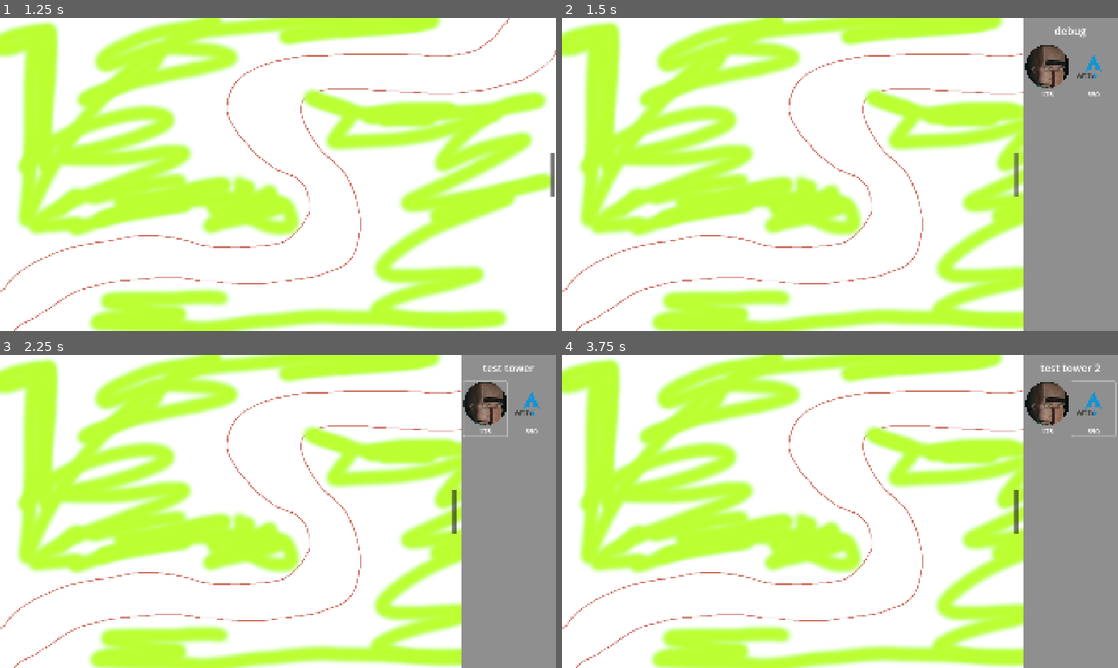
Above: before the commit, frames 1-4 (two rows, left to right).
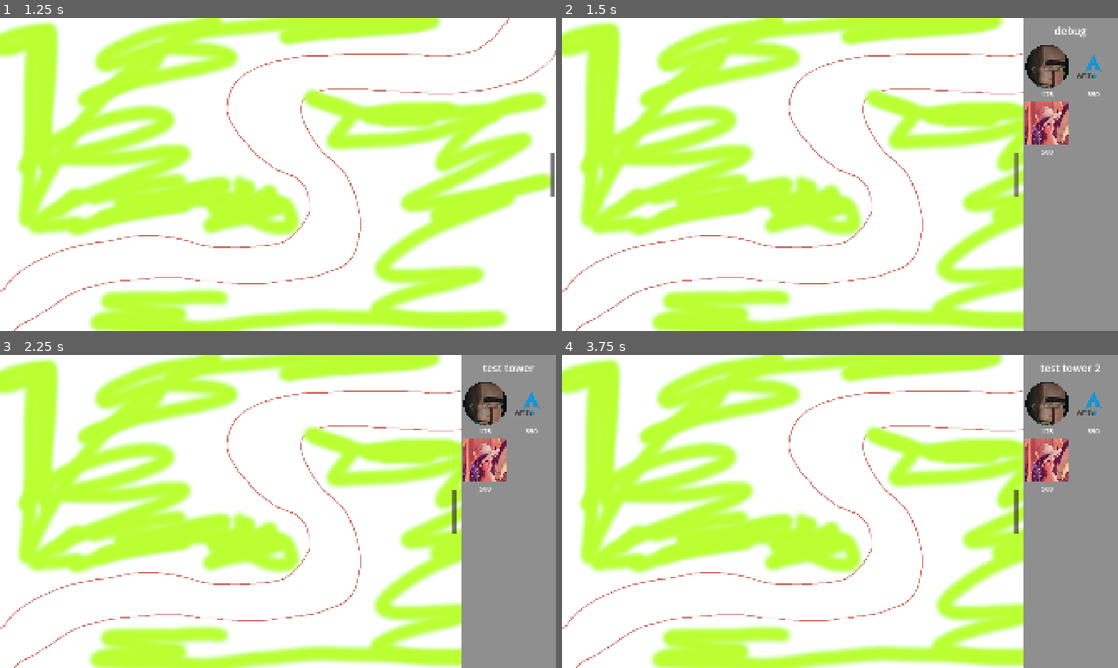
Above: after the commit, the same moments.

Repository: AstroFP/BrainRot-Tower-Defense
Game: Godot game, scene res://scenes/levels/test_level.tscn
Same seed, same stepped clock (60 frames per second), same inputs: the game is played once before the commit and once after it.
Inputs (mouse positions are in pixels of both pictures, inside the frame that each line leads up to):
- Up to frame 1 (1.25 s): tap Enter at 0.5 s; move the mouse to (400, 158) at 0.52 s; hold Space (play) from 0.53 s (still down); click (400, 158) at 0.67 s
- Up to frame 2 (1.5 s): release Space (play) at 1.25 s; click (1112, 174) at 1.25 s
- Up to frame 3 (2.25 s): click (483, 408) at 2.02 s
- Up to frame 4 (3.75 s): click (1045, 408) at 2.77 s; click (1095, 408) at 3.52 s

Frame 1 is identical in both runs. In frame 2, 1.1% of the frame differs, in the area x 83-92%, y 26-44%; in frame 3, 1.2%; in frame 4, 1.2%, in the area x 83-100%, y 8-44%.

Commit message:
feat: Add a dynamic buy menu that is populated with available towers. Implement basic Game Rules defining available towers to support this feature

Diff:
--- /dev/null
+++ b/resources/normal_difficulty.tres
@@ -0,0 +1,15 @@
+[gd_resource type="Resource" script_class="GameRules" load_steps=6 format=3 uid="uid://cegu47iexc80f"]
+
+[ext_resource type="Script" uid="uid://dvdcvjd7do71g" path="res://scripts/resources/tower_stats.gd" id="1_e63qq"]
+[ext_resource type="Script" uid="uid://ddp7g1d618mdv" path="res://scripts/resources/game_rules.gd" id="2_ew7nv"]
+[ext_resource type="Resource" uid="uid://b66hya4spt8sj" path="res://resources/towers/test_tower.tres" id="2_shvfw"]
+[ext_resource type="Resource" uid="uid://qf4c6jiteyni" path="res://resources/towers/test_tower2.tres" id="3_veqo5"]
+[ext_resource type="Resource" uid="uid://cw30jwjtqyba8" path="res://resources/towers/test_tower3.tres" id="4_7d725"]
+
+[resource]
+script = ExtResource("2_ew7nv")
+game_rule_name = "Normal"
+starting_cash = 500
+starting_lives = 50
+available_towers = Array[ExtResource("1_e63qq")]([ExtResource("2_shvfw"), ExtResource("3_veqo5"), ExtResource("4_7d725")])
+metadata/_custom_type_script = "uid://ddp7g1d618mdv"
--- a/resources/test_tower.tres
+++ b/resources/towers/test_tower.tres
@@ -1,5 +1,6 @@
-[gd_resource type="Resource" script_class="TowerStats" load_steps=3 format=3 uid="uid://b66hya4spt8sj"]
+[gd_resource type="Resource" script_class="TowerStats" load_steps=4 format=3 uid="uid://b66hya4spt8sj"]
 
+[ext_resource type="Texture2D" uid="uid://c0pl5vdswgvae" path="res://assets/sprites/villager_icon.png" id="1_larb0"]
 [ext_resource type="Script" uid="uid://dvdcvjd7do71g" path="res://scripts/resources/tower_stats.gd" id="1_x3s63"]
 [ext_resource type="Texture2D" uid="uid://cvlpotj0jx37a" path="res://assets/sprites/villager.png" id="2_m5euk"]
 
@@ -7,6 +8,7 @@
 script = ExtResource("1_x3s63")
 name = "test tower"
 texture = ExtResource("2_m5euk")
+icon = ExtResource("1_larb0")
 price = 175
 damage = 1
 pierce = 1
--- a/resources/test_tower2.tres
+++ b/resources/towers/test_tower2.tres
@@ -1,12 +1,14 @@
-[gd_resource type="Resource" script_class="TowerStats" load_steps=3 format=3 uid="uid://qf4c6jiteyni"]
+[gd_resource type="Resource" script_class="TowerStats" load_steps=4 format=3 uid="uid://qf4c6jiteyni"]
 
 [ext_resource type="Script" uid="uid://dvdcvjd7do71g" path="res://scripts/resources/tower_stats.gd" id="1_3geqb"]
+[ext_resource type="Texture2D" uid="uid://bj5xhmcswkn2" path="res://assets/sprites/arch-linux_icon.png" id="1_a152w"]
 [ext_resource type="Texture2D" uid="uid://duyjhs74of41d" path="res://assets/sprites/Arch-Linux-Logo.png" id="2_vame7"]
 
 [resource]
 script = ExtResource("1_3geqb")
 name = "test tower 2"
 texture = ExtResource("2_vame7")
+icon = ExtResource("1_a152w")
 price = 350
 damage = 1
 pierce = 1
--- /dev/null
+++ b/resources/towers/test_tower3.tres
@@ -0,0 +1,15 @@
+[gd_resource type="Resource" script_class="TowerStats" load_steps=3 format=3 uid="uid://cw30jwjtqyba8"]
+
+[ext_resource type="Script" uid="uid://dvdcvjd7do71g" path="res://scripts/resources/tower_stats.gd" id="1_5xrst"]
+[ext_resource type="Texture2D" uid="uid://s0cpl0pr3byk" path="res://assets/sprites/lena.png" id="1_wy7ex"]
+
+[resource]
+script = ExtResource("1_5xrst")
+name = "Lena"
+texture = ExtResource("1_wy7ex")
+icon = ExtResource("1_wy7ex")
+price = 500
+damage = 1
+pierce = 1
+attack_radius = 750.0
+metadata/_custom_type_script = "uid://dvdcvjd7do71g"
--- a/scenes/levels/test_level.tscn
+++ b/scenes/levels/test_level.tscn
@@ -1,7 +1,8 @@
-[gd_scene load_steps=9 format=3 uid="uid://bncs3ty5546u5"]
+[gd_scene load_steps=10 format=3 uid="uid://bncs3ty5546u5"]
 
 [ext_resource type="Texture2D" uid="uid://txfxh2a7blna" path="res://assets/sprites/TestBackgroundSprite.png" id="1_yautc"]
 [ext_resource type="Script" uid="uid://813n1uieffou" path="res://scripts/game_manager.gd" id="2_yautc"]
+[ext_resource type="Resource" uid="uid://cegu47iexc80f" path="res://resources/normal_difficulty.tres" id="3_48ne7"]
 [ext_resource type="PackedScene" uid="uid://dx21gmg74ok58" path="res://scenes/ui/ui.tscn" id="4_v45ci"]
 [ext_resource type="Script" uid="uid://b8mfeebciipi4" path="res://scripts/tower_placement_manager.gd" id="5_48ne7"]
 
@@ -70,6 +71,7 @@
 
 [node name="GameManager" type="Node" parent="."]
 script = ExtResource("2_yautc")
+game_rules = ExtResource("3_48ne7")
 metadata/_custom_type_script = "uid://813n1uieffou"
 
 [node name="TowerPlacementManager" type="Node2D" parent="."]
--- /dev/null
+++ b/scenes/ui/tower_buy_banner.tscn
@@ -0,0 +1,55 @@
+[gd_scene load_steps=10 format=3 uid="uid://nfqwu8d60de0"]
+
+[ext_resource type="Script" uid="uid://wvork5parv5" path="res://scripts/ui/tower_buy_banner.gd" id="1_cxih7"]
+[ext_resource type="Texture2D" uid="uid://c0pl5vdswgvae" path="res://assets/sprites/villager_icon.png" id="2_sky8o"]
+
+[sub_resource type="StyleBoxEmpty" id="StyleBoxEmpty_f5cxw"]
+
+[sub_resource type="StyleBoxEmpty" id="StyleBoxEmpty_g5kmx"]
+
+[sub_resource type="StyleBoxEmpty" id="StyleBoxEmpty_0dwhk"]
+
+[sub_resource type="StyleBoxEmpty" id="StyleBoxEmpty_pfayw"]
+
+[sub_resource type="StyleBoxEmpty" id="StyleBoxEmpty_7vp6q"]
+
+[sub_resource type="StyleBoxEmpty" id="StyleBoxEmpty_uegxj"]
+
+[sub_resource type="StyleBoxEmpty" id="StyleBoxEmpty_aac20"]
+
+[node name="TowerBuyBanner" type="PanelContainer"]
+custom_minimum_size = Vector2(150, 0)
+mouse_filter = 2
+theme_override_styles/panel = SubResource("StyleBoxEmpty_f5cxw")
+script = ExtResource("1_cxih7")
+
+[node name="TowerBuyBannerItems" type="VBoxContainer" parent="."]
+layout_mode = 2
+
+[node name="TowerIcon" type="TextureRect" parent="TowerBuyBannerItems"]
+z_index = -1
+custom_minimum_size = Vector2(150, 150)
+layout_mode = 2
+texture = ExtResource("2_sky8o")
+expand_mode = 1
+
+[node name="TowerPriceLabel" type="Label" parent="TowerBuyBannerItems"]
+layout_mode = 2
+theme_override_font_sizes/font_size = 24
+text = "debug"
+horizontal_alignment = 1
+
+[node name="BuyTowerBtn" type="Button" parent="."]
+layout_mode = 2
+mouse_filter = 1
+theme_override_font_sizes/font_size = 24
+theme_override_styles/focus = SubResource("StyleBoxEmpty_g5kmx")
+theme_override_styles/disabled = SubResource("StyleBoxEmpty_0dwhk")
+theme_override_styles/hover_pressed = SubResource("StyleBoxEmpty_pfayw")
+theme_override_styles/hover = SubResource("StyleBoxEmpty_7vp6q")
+theme_override_styles/pressed = SubResource("StyleBoxEmpty_uegxj")
+theme_override_styles/normal = SubResource("StyleBoxEmpty_aac20")
+icon_alignment = 1
+
+[connection signal="button_down" from="BuyTowerBtn" to="." method="_on_buy_tower_btn_button_down"]
+[connection signal="pressed" from="BuyTowerBtn" to="." method="_on_buy_tower_btn_pressed"]
--- a/scenes/ui/ui.tscn
+++ b/scenes/ui/ui.tscn
@@ -1,30 +1,6 @@
-[gd_scene load_steps=15 format=3 uid="uid://dx21gmg74ok58"]
+[gd_scene load_steps=2 format=3 uid="uid://dx21gmg74ok58"]
 
 [ext_resource type="Script" uid="uid://dp3vwacdwcwb4" path="res://scripts/buy_menu_manager.gd" id="1_u7n8c"]
-[ext_resource type="Texture2D" uid="uid://c0pl5vdswgvae" path="res://assets/sprites/villager_icon.png" id="2_f5cxw"]
-[ext_resource type="Texture2D" uid="uid://bj5xhmcswkn2" path="res://assets/sprites/arch-linux_icon.png" id="3_aac20"]
-
-[sub_resource type="StyleBoxEmpty" id="StyleBoxEmpty_f5cxw"]
-
-[sub_resource type="StyleBoxEmpty" id="StyleBoxEmpty_0dwhk"]
-
-[sub_resource type="StyleBoxEmpty" id="StyleBoxEmpty_pfayw"]
-
-[sub_resource type="StyleBoxEmpty" id="StyleBoxEmpty_7vp6q"]
-
-[sub_resource type="StyleBoxEmpty" id="StyleBoxEmpty_jcn1r"]
-
-[sub_resource type="StyleBoxEmpty" id="StyleBoxEmpty_aac20"]
-
-[sub_resource type="StyleBoxEmpty" id="StyleBoxEmpty_y220t"]
-
-[sub_resource type="StyleBoxEmpty" id="StyleBoxEmpty_4kltc"]
-
-[sub_resource type="StyleBoxEmpty" id="StyleBoxEmpty_hl07w"]
-
-[sub_resource type="StyleBoxEmpty" id="StyleBoxEmpty_swkix"]
-
-[sub_resource type="StyleBoxEmpty" id="StyleBoxEmpty_hc5d0"]
 
 [node name="UICanvas" type="CanvasLayer"]
 
@@ -110,82 +86,15 @@
 text = "debug"
 horizontal_alignment = 1
 
-[node name="BuyMenuTowerList" type="VBoxContainer" parent="UIContainer/UI/TowerBuyMenuWrapper/TowerBuyMenu/TowerBuyMenyItemsWrapper/TowerBuyMenuItems"]
+[node name="BuyMenuTowerScroll" type="ScrollContainer" parent="UIContainer/UI/TowerBuyMenuWrapper/TowerBuyMenu/TowerBuyMenyItemsWrapper/TowerBuyMenuItems"]
+layout_mode = 2
+size_flags_vertical = 3
+horizontal_scroll_mode = 0
+vertical_scroll_mode = 3
+
+[node name="BuyMenuTowerList" type="VBoxContainer" parent="UIContainer/UI/TowerBuyMenuWrapper/TowerBuyMenu/TowerBuyMenyItemsWrapper/TowerBuyMenuItems/BuyMenuTowerScroll"]
 layout_mode = 2
 size_flags_horizontal = 8
 theme_override_constants/separation = 10
 
-[node name="BuyMenuTowerListRow1" type="HBoxContainer" parent="UIContainer/UI/TowerBuyMenuWrapper/TowerBuyMenu/TowerBuyMenyItemsWrapper/TowerBuyMenuItems/BuyMenuTowerList"]
-layout_mode = 2
-theme_override_constants/separation = 10
-
-[node name="TowerBuyBanner" type="PanelContainer" parent="UIContainer/UI/TowerBuyMenuWrapper/TowerBuyMenu/TowerBuyMenyItemsWrapper/TowerBuyMenuItems/BuyMenuTowerList/BuyMenuTowerListRow1"]
-custom_minimum_size = Vector2(150, 0)
-layout_mode = 2
-theme_override_styles/panel = SubResource("StyleBoxEmpty_f5cxw")
-
-[node name="TowerBuyBannerItems" type="VBoxContainer" parent="UIContainer/UI/TowerBuyMenuWrapper/TowerBuyMenu/TowerBuyMenyItemsWrapper/TowerBuyMenuItems/BuyMenuTowerList/BuyMenuTowerListRow1/TowerBuyBanner"]
-layout_mode = 2
-
-[node name="TowerIcon" type="TextureRect" parent="UIContainer/UI/TowerBuyMenuWrapper/TowerBuyMenu/TowerBuyMenyItemsWrapper/TowerBuyMenuItems/BuyMenuTowerList/BuyMenuTowerListRow1/TowerBuyBanner/TowerBuyBannerItems"]
-z_index = -1
-custom_minimum_size = Vector2(150, 150)
-layout_mode = 2
-texture = ExtResource("2_f5cxw")
-expand_mode = 1
-
-[node name="TowerPriceLabel" type="Label" parent="UIContainer/UI/TowerBuyMenuWrapper/TowerBuyMenu/TowerBuyMenyItemsWrapper/TowerBuyMenuItems/BuyMenuTowerList/BuyMenuTowerListRow1/TowerBuyBanner/TowerBuyBannerItems"]
-layout_mode = 2
-theme_override_font_sizes/font_size = 24
-text = "debug"
-horizontal_alignment = 1
-
-[node name="BuyTowerBtn1" type="Button" parent="UIContainer/UI/TowerBuyMenuWrapper/TowerBuyMenu/TowerBuyMenyItemsWrapper/TowerBuyMenuItems/BuyMenuTowerList/BuyMenuTowerListRow1/TowerBuyBanner"]
-layout_mode = 2
-mouse_filter = 1
-theme_override_font_sizes/font_size = 24
-theme_override_styles/disabled = SubResource("StyleBoxEmpty_0dwhk")
-theme_override_styles/hover_pressed = SubResource("StyleBoxEmpty_pfayw")
-theme_override_styles/hover = SubResource("StyleBoxEmpty_7vp6q")
-theme_override_styles/pressed = SubResource("StyleBoxEmpty_jcn1r")
-theme_override_styles/normal = SubResource("StyleBoxEmpty_aac20")
-icon_alignment = 1
-
-[node name="TowerBuyBanner2" type="PanelContainer" parent="UIContainer/UI/TowerBuyMenuWrapper/TowerBuyMenu/TowerBuyMenyItemsWrapper/TowerBuyMenuItems/BuyMenuTowerList/BuyMenuTowerListRow1"]
-custom_minimum_size = Vector2(150, 0)
-layout_mode = 2
-theme_override_styles/panel = SubResource("StyleBoxEmpty_f5cxw")
-
-[node name="TowerBuyBannerItems" type="VBoxContainer" parent="UIContainer/UI/TowerBuyMenuWrapper/TowerBuyMenu/TowerBuyMenyItemsWrapper/TowerBuyMenuItems/BuyMenuTowerList/BuyMenuTowerListRow1/TowerBuyBanner2"]
-layout_mode = 2
-
-[node name="TowerIcon" type="TextureRect" parent="UIContainer/UI/TowerBuyMenuWrapper/TowerBuyMenu/TowerBuyMenyItemsWrapper/TowerBuyMenuItems/BuyMenuTowerList/BuyMenuTowerListRow1/TowerBuyBanner2/TowerBuyBannerItems"]
-z_index = -1
-custom_minimum_size = Vector2(150, 150)
-layout_mode = 2
-texture = ExtResource("3_aac20")
-expand_mode = 1
-
-[node name="TowerPriceLabel" type="Label" parent="UIContainer/UI/TowerBuyMenuWrapper/TowerBuyMenu/TowerBuyMenyItemsWrapper/TowerBuyMenuItems/BuyMenuTowerList/BuyMenuTowerListRow1/TowerBuyBanner2/TowerBuyBannerItems"]
-layout_mode = 2
-theme_override_font_sizes/font_size = 24
-text = "debug"
-horizontal_alignment = 1
-
-[node name="BuyTowerBtn2" type="Button" parent="UIContainer/UI/TowerBuyMenuWrapper/TowerBuyMenu/TowerBuyMenyItemsWrapper/TowerBuyMenuItems/BuyMenuTowerList/BuyMenuTowerListRow1/TowerBuyBanner2"]
-z_index = 1
-custom_minimum_size = Vector2(150, 150)
-layout_mode = 2
-mouse_filter = 1
-theme_override_font_sizes/font_size = 24
-theme_override_styles/disabled = SubResource("StyleBoxEmpty_y220t")
-theme_override_styles/hover_pressed = SubResource("StyleBoxEmpty_4kltc")
-theme_override_styles/hover = SubResource("StyleBoxEmpty_hl07w")
-theme_override_styles/pressed = SubResource("StyleBoxEmpty_swkix")
-theme_override_styles/normal = SubResource("StyleBoxEmpty_hc5d0")
-
 [connection signal="pressed" from="UIContainer/UI/TowerBuyMenuWrapper/ToggleTowerBuyMenuBtn" to="UIContainer/UI/TowerBuyMenuWrapper" method="_on_toggle_tower_buy_menu_btn_pressed"]
-[connection signal="button_down" from="UIContainer/UI/TowerBuyMenuWrapper/TowerBuyMenu/TowerBuyMenyItemsWrapper/TowerBuyMenuItems/BuyMenuTowerList/BuyMenuTowerListRow1/TowerBuyBanner/BuyTowerBtn1" to="UIContainer/UI/TowerBuyMenuWrapper" method="_on_buy_tower_btn_1_button_down"]
-[connection signal="pressed" from="UIContainer/UI/TowerBuyMenuWrapper/TowerBuyMenu/TowerBuyMenyItemsWrapper/TowerBuyMenuItems/BuyMenuTowerList/BuyMenuTowerListRow1/TowerBuyBanner/BuyTowerBtn1" to="UIContainer/UI/TowerBuyMenuWrapper" method="_on_buy_tower_btn_1_pressed"]
-[connection signal="button_down" from="UIContainer/UI/TowerBuyMenuWrapper/TowerBuyMenu/TowerBuyMenyItemsWrapper/TowerBuyMenuItems/BuyMenuTowerList/BuyMenuTowerListRow1/TowerBuyBanner2/BuyTowerBtn2" to="UIContainer/UI/TowerBuyMenuWrapper" method="_on_buy_tower_btn_2_button_down"]
-[connection signal="pressed" from="UIContainer/UI/TowerBuyMenuWrapper/TowerBuyMenu/TowerBuyMenyItemsWrapper/TowerBuyMenuItems/BuyMenuTowerList/BuyMenuTowerListRow1/TowerBuyBanner2/BuyTowerBtn2" to="UIContainer/UI/TowerBuyMenuWrapper" method="_on_buy_tower_btn_2_pressed"]
--- a/scripts/buy_menu_manager.gd
+++ b/scripts/buy_menu_manager.gd
@@ -1,22 +1,12 @@
 class_name BuyMenuManager
 extends Control
 
-#TODO:
-# Scrolling in towers list
-# Load towers dynamicly to ui
+signal selected_tower(tower: TowerStats)
 
 # towers
-var towers:= [
-	preload("res://resources/test_tower.tres"),
-	preload("res://resources/test_tower2.tres")
-]
+var towers: Array[TowerStats]
 
-signal selected_tower(tower: TowerStats)
-
-
-# tower buy buttons
-@onready var buy_tower_btn_1 = $TowerBuyMenu/TowerBuyMenyItemsWrapper/TowerBuyMenuItems/BuyMenuTowerList/BuyMenuTowerListRow1/TowerBuyBanner/BuyTowerBtn1
-@onready var buy_tower_btn_2 = $TowerBuyMenu/TowerBuyMenyItemsWrapper/TowerBuyMenuItems/BuyMenuTowerList/BuyMenuTowerListRow1/TowerBuyBanner2/BuyTowerBtn2
+var tower_buy_banner = preload("res://scenes/ui/tower_buy_banner.tscn")
 
 
 # menu toggle button
@@ -25,12 +15,12 @@
 @onready var tower_buy_menu = $TowerBuyMenu
 @onready var playable_area = $"../PlayableArea"
 @onready var tower_name_label = $TowerBuyMenu/TowerBuyMenyItemsWrapper/TowerBuyMenuItems/TowerNameLabel
-@onready var buy_menu_tower_list = $TowerBuyMenu/TowerBuyMenyItemsWrapper/TowerBuyMenuItems/BuyMenuTowerList
+@onready var buy_menu_tower_list = $TowerBuyMenu/TowerBuyMenyItemsWrapper/TowerBuyMenuItems/BuyMenuTowerScroll/BuyMenuTowerList
 
 
 func _ready():
 	tower_buy_menu.visible = false
-	set_tower_prices()
+	setup_buy_menu()
 
 
 func _process(_delta):
@@ -44,24 +34,9 @@
 			tower_buy_menu.visible = false
 
 
-func _on_buy_tower_btn_1_button_down():
-	emit_signal("selected_tower",towers[0])
-	update_tower_name_label_text(towers[0])
-
-
-func _on_buy_tower_btn_1_pressed():
-	emit_signal("selected_tower",towers[0])
-	update_tower_name_label_text(towers[0])
-
-
-func _on_buy_tower_btn_2_button_down():
-	emit_signal("selected_tower",towers[1])
-	update_tower_name_label_text(towers[1])
-
-
-func _on_buy_tower_btn_2_pressed():
-	emit_signal("selected_tower",towers[1])
-	update_tower_name_label_text(towers[1])
+func _on_buy_tower_button_pressed(tower:TowerStats):
+	emit_signal("selected_tower", tower)
+	update_tower_name_label_text(tower)
 
 
 func _on_toggle_tower_buy_menu_btn_pressed():
@@ -75,7 +50,25 @@
 	tower_name_label.text = tower_stats.name
 
 
-func set_tower_prices():
-	var price_labels = buy_menu_tower_list.find_children("TowerPriceLabel", "Label")
-	for i in range(len(price_labels)):
-		price_labels[i].text = str(towers[i].price)
+# buyTowerBtn should be a class with a tower connected to it
+func setup_buy_menu():
+	var buy_menu_tower_list_row = create_buy_menu_tower_list_row()
+
+	for i in range(len(towers)):
+		var loaded_tower_buy_banner = tower_buy_banner.instantiate() as TowerBuyBanner
+		loaded_tower_buy_banner.tower = towers[i].duplicate()
+		loaded_tower_buy_banner.connect("buy_button_pressed",_on_buy_tower_button_pressed)
+
+		# create new list row after inserting 2 banners to the previou one
+		if i % 2 == 0 && i != 0:
+			buy_menu_tower_list_row = create_buy_menu_tower_list_row()
+
+		buy_menu_tower_list_row.add_child(loaded_tower_buy_banner)
+
+
+func create_buy_menu_tower_list_row():
+	var buy_menu_tower_list_row = HBoxContainer.new()
+	buy_menu_tower_list_row.add_theme_constant_override("separation",10)
+	buy_menu_tower_list_row.name = "BuyMenuTowerListRow"
+	buy_menu_tower_list.add_child(buy_menu_tower_list_row)
+	return buy_menu_tower_list_row
--- a/scripts/game_manager.gd
+++ b/scripts/game_manager.gd
@@ -1,5 +1,7 @@
 class_name GameManager
 extends Node
+
+@export var game_rules: GameRules
 
 # array of paths on the level
 var paths: Array
@@ -19,6 +21,8 @@
 
 var rng := RandomNumberGenerator.new()
 
+@onready var ui_canvas = $"../UICanvas"
+
 func _ready():
 	for path in get_parent().get_children():
 		if is_instance_of(path, Path2D):
@@ -26,6 +30,9 @@
 
 	if paths.is_empty():
 		printerr("No paths set on the level!")
+
+	# give ui available towers
+	ui_canvas.find_child("TowerBuyMenuWrapper").towers = game_rules.available_towers
 
 func _physics_process(_delta):
 	if current_wave <= max_waves:
--- /dev/null
+++ b/scripts/resources/game_rules.gd
@@ -0,0 +1,7 @@
+class_name GameRules
+extends Resource
+
+@export var game_rule_name: String
+@export var starting_cash: int
+@export var starting_lives: int
+@export var available_towers: Array[TowerStats]
--- a/scripts/resources/tower_stats.gd
+++ b/scripts/resources/tower_stats.gd
@@ -3,6 +3,7 @@
 
 @export var name: String
 @export var texture: Texture2D
+@export var icon: Texture2D
 @export var price:= 0
 @export var damage:= 1
 @export var pierce:= 1
--- a/scripts/tower_placement_manager.gd
+++ b/scripts/tower_placement_manager.gd
@@ -7,7 +7,7 @@
 var is_touching_inside_play_area := false
 var is_touching_buy_menu := false
 var is_dragging := false
-var dragging_locked := false
+var dragging_speed_capped := false
 var dragging_velocity := Vector2.ZERO
 var max_slow_distance := 400.0
 var min_dragging_speed_scale:= 0.2
@@ -45,20 +45,20 @@
 	if spawned_tower:
 		var dragging_speed_scale:float
 		var tower_half_size = spawned_tower.tower_sprite.texture.get_size()*spawned_tower.tower_sprite.get_scale() * 0.5
-		var node_rect = Rect2(
+		var spawned_tower_rect = Rect2(
 			spawned_tower.global_position - tower_half_size,
 			spawned_tower.tower_sprite.texture.get_size()*spawned_tower.tower_sprite.get_scale()
 			)
 
-		if node_rect.has_point(touch_position) && !dragging_locked:
-			dragging_locked = true
+		if spawned_tower_rect.has_point(touch_position) && !dragging_speed_capped:
+			dragging_speed_capped = true
 
-		if dragging_locked:
+		if dragging_speed_capped:
 			dragging_speed_scale = 1.0
 		else:
-			var closest_ponit = touch_position.clamp(node_rect.position, node_rect.position+node_rect.size)
-			var distance = touch_position.distance_to(closest_ponit)
-			dragging_speed_scale = clamp(1.0 - (distance / max_slow_distance),min_dragging_speed_scale,1.0)
+			var tower_closest_ponit_to_touch = touch_position.clamp(spawned_tower_rect.position, spawned_tower_rect.position+spawned_tower_rect.size)
+			var distance_to_closest_point = touch_position.distance_to(tower_closest_ponit_to_touch)
+			dragging_speed_scale = clamp(1.0 - (distance_to_closest_point / max_slow_distance),min_dragging_speed_scale,1.0)
 
 		spawned_tower.global_position += dragging_velocity * dragging_speed_scale
 
@@ -69,7 +69,7 @@
 		dragging_velocity = Vector2.ZERO
 
 		if !is_dragging:
-			dragging_locked = false
+			dragging_speed_capped = false
 			if spawned_tower.placement_state == 0:
 				spawned_tower.place_tower()
 				tower_selected = null
@@ -103,7 +103,7 @@
 	elif event is InputEventScreenDrag && is_dragging:
 		dragging_velocity = event.relative
 
-	if is_dragging:
+	if is_dragging && event is InputEventScreenTouch || event is InputEventScreenDrag:
 		touch_position = event.position * get_canvas_transform() # this took me like an hour to figure out 🙃
 
 
--- /dev/null
+++ b/scripts/ui/tower_buy_banner.gd
@@ -0,0 +1,31 @@
+class_name TowerBuyBanner
+extends PanelContainer
+
+signal buy_button_pressed(tower_stats: TowerStats)
+
+@onready var buy_tower_btn = $BuyTowerBtn
+@onready var tower_icon = $TowerBuyBannerItems/TowerIcon
+@onready var tower_price_label = $TowerBuyBannerItems/TowerPriceLabel
+
+var tower: TowerStats
+
+func _ready():
+	setup_banner()
+
+# Called every frame. 'delta' is the elapsed time since the previous frame.
+func _process(_delta):
+	pass
+
+
+func setup_banner():
+	name = "TowerBuyBanner"
+	tower_icon.texture = tower.icon
+	tower_price_label.text = str(tower.price)
+
+
+func _on_buy_tower_btn_pressed():
+	emit_signal("buy_button_pressed",tower)
+
+
+func _on_buy_tower_btn_button_down():
+	emit_signal("buy_button_pressed",tower)
Binary file added: assets/sprites/lena.png
Not shown, added: assets/sprites/lena.png.import
Not shown, added: scripts/resources/game_rules.gd.uid
Not shown, added: scripts/ui/tower_buy_banner.gd.uid
